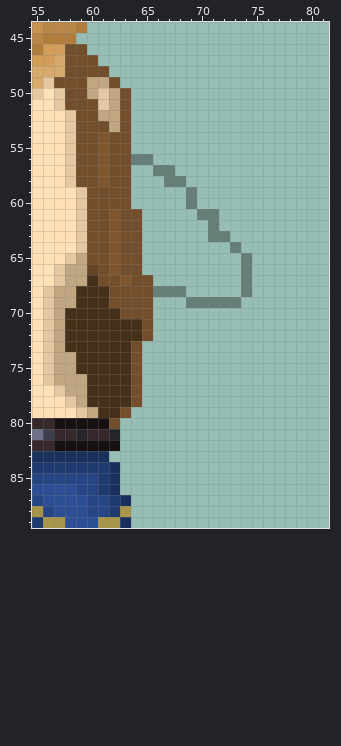
A pixel-art file gets an edit: игра/спрайты/maincharacter.aseprite. The picture above is the old version.
128x128 pixels, 1 frame. Colours within 5 levels of each other are drawn and written as one. Shown: x 55..81, y 44..89. The commit also changed other parts of the picture, which this record leaves out.
New version:
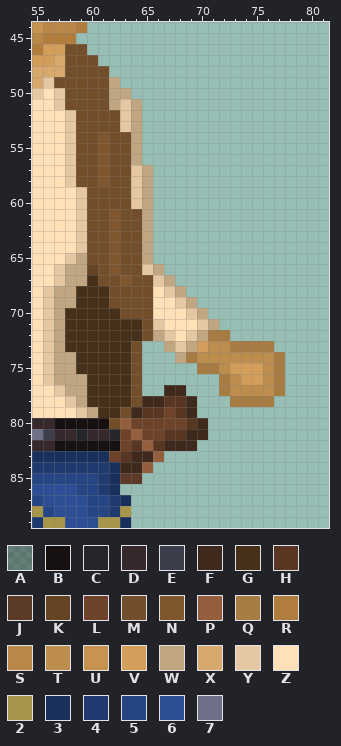
Palette (. is transparent): A #05040357  B #161011  C #25252c  D #36282b  E #3d3e4b  F #3e291c  G #463019  H #583622  J #5c3c29  K #654423  L #6e4329  M #724e2a  N #80562e  P #955e3c  Q #a77c43  R #b07d3c  S #b98747  T #bd8d4e  U #c69350  V #d39e59  W #c1a682  X #d7a96c  Y #e5c8a1  Z #ffe0b7  2 #a79549  3 #1a305c  4 #1f3a6e  5 #254584  6 #2b4e95  7 #6f7188
Change:
layer "Слой 1" now hidden
layer "Sheath" added
layer "handleft" added
Colour F is added in row 77 at x 67 to 68; in row 78 at x 65 to 66 and 69; in row 79 at x 64 and 69; in row 80 at x 70; in row 81 at x 69 to 70; in row 82 at x 67 to 69.
Colour F is added in row 83 at x 64 to 65; in row 84 at x 63 to 64.
Colour H is added in row 78 at x 67 to 68; in row 79 at x 65 to 66 and 68; in row 80 at x 69; in row 81 at x 67 to 68; in row 82 at x 64 and 66; in row 83 at x 63.
Colour J is added in row 85 at x 63 to 64.
Colour L is added in row 79 at x 67; in row 80 at x 64 to 68; in row 81 at x 63 and 65 to 66; in row 82 at x 63; in row 83 at x 62.
Colour M replaces colour W in row 49 at x 60 to 61; in row 50 at x 60; in row 52 at x 61 to 62; in row 53 at x 62.
Colour M replaces colour Y in rows 50 to 51 at x 61.
Colour P is added in row 80 at x 63; in row 81 at x 64; in row 82 at x 65; in row 83 at x 66; in row 84 at x 65.
Colour Q is added in row 72 at x 71 to 72; in row 73 at x 73 to 76; in row 74 at x 69 and 77; in row 75 at x 70 to 71 and 77; in rows 76 to 77 at x 72 and 77; in row 78 at x 73 to 76.
Colour T is added in row 73 at x 71 to 72; in row 74 at x 70 to 76; in row 75 at x 72 and 76; in row 76 at x 73 and 76; in row 77 at x 73 to 76.
Colour V is added in row 73 at x 70; in row 75 at x 73 to 75; in row 76 at x 74 to 75.
Colour W is added in rows 51 to 55 at x 64; in rows 57 to 65 at x 65; in row 66 at x 66; in row 67 at x 67; in row 70 at x 70; in row 71 at x 71.
Colour W is added in row 72 at x 66 and 70; in row 73 at x 67 and 69; in row 74 at x 68.
Colour W replaces colour A in row 56 at x 64; in row 68 at x 68; in row 69 at x 69.
Colour W replaces colour M in row 49 at x 62; in row 50 at x 63.
Colour Y is added in rows 57 to 60 at x 64; in row 66 at x 65; in row 67 at x 66; in row 69 at x 68; in row 70 at x 69; in row 71 at x 66 and 70.
Colour Y is added in row 72 at x 67 and 69; in row 73 at x 68.
Colour Y replaces colour A in row 68 at x 67.
Colour Y replaces colour M in rows 51 to 53 at x 63.
Colour Z is added in row 69 at x 66 to 67; in row 70 at x 66 to 68; in row 71 at x 67 to 69; in row 72 at x 68.
Colour Z replaces colour A in row 68 at x 66.
Colour A is removed in row 56 at x 65; in row 57 at x 66 to 67; in row 58 at x 67 to 68; in rows 59 to 60 at x 69; in row 61 at x 70 to 71; in row 62 at x 71.
Colour A is removed in row 63 at x 71 to 72; in row 64 at x 73; in rows 65 to 68 at x 74; in row 69 at x 70 to 73.
Pixel boxes of the changes (left, top, right, bottom) in both pictures:
changed: (87, 77, 285, 484)
